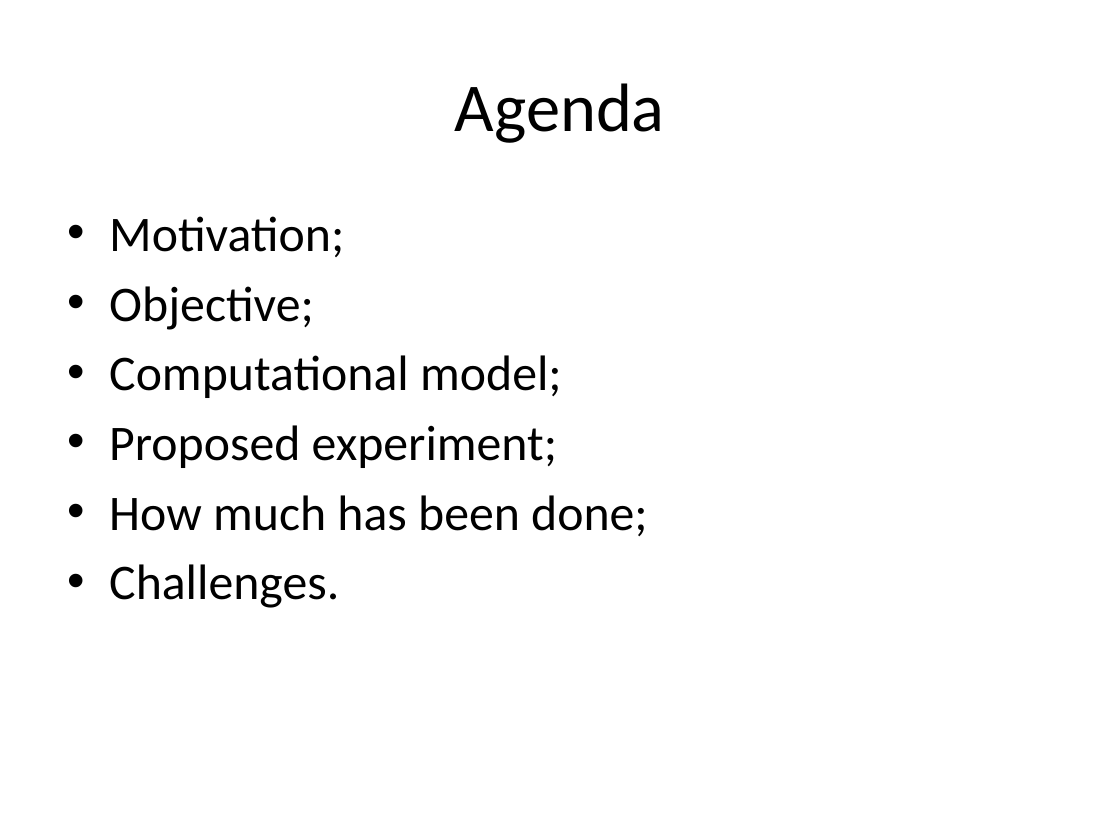
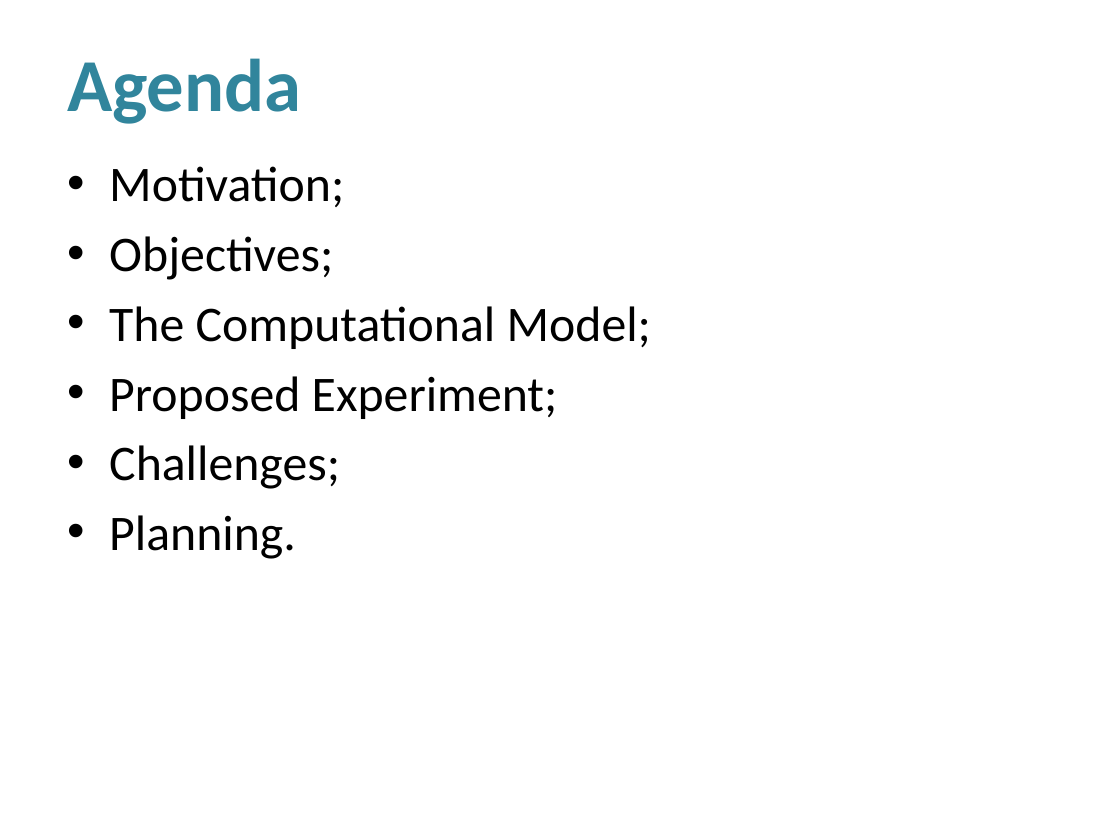
Before and after one commit to luiz-filipe/msc-project, a slide deck: slide 2 of presentation-june/Presentation.pptx. Drawn at 1120x840 pixels with LibreOffice and Linux fonts; fonts in the diff are those of the drawing; background and template pictures are left out. Boxes give left, top, right and bottom in pixels: in the first picture for what was removed or moved away, otherwise in the second. Text is boxed around its words. In the diff, an @@ line names an element or a change of style, - is before the commit and + after.

Commit message:
AgentType decoupled from Task, Presentation updated with UML class diagram, UML model added. Fixed issue with Agent and Node initialisation.

```diff
--- a/presentation-june/Presentation.pptx
+++ b/presentation-june/Presentation.pptx
@@ title "Agenda" at bbox=[67, 58, 301, 124]: size 44 to 48 pt, text colour #000000 to #31859C, bold on; alignment centre to left @@
@@ text "Motivation;": place and size @@
-text "Motivation;" at bbox=[109, 216, 648, 608]
+text "Motivation;" at bbox=[109, 166, 651, 559]
@@ text at bbox=[109, 236, 651, 559]: text changed @@
-• Objective;
-• Computational model;
-• Proposed experiment;
-• How much has been done;
-• Challenges.
+• Objectives;
+• The Computational Model;
+• Proposed Experiment;
+• Challenges;
+• Planning.
```
Also in this commit, not shown: 8 other slides changed, 4 slides added, 5 slides removed, 13 other files.
